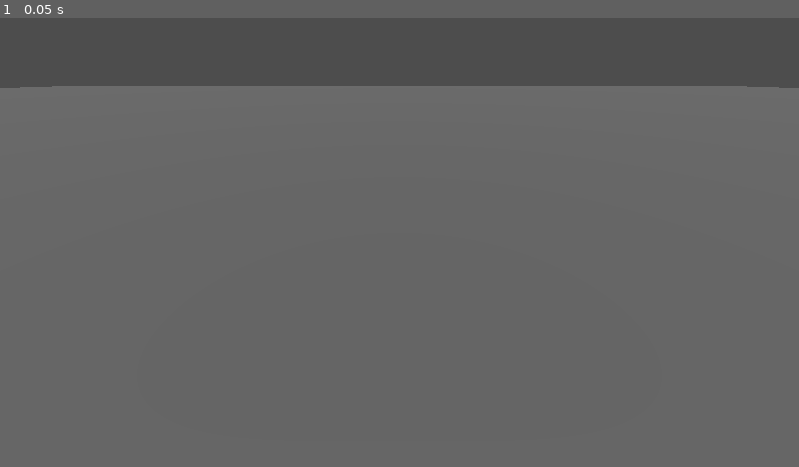
Above: before the commit, frame 1.
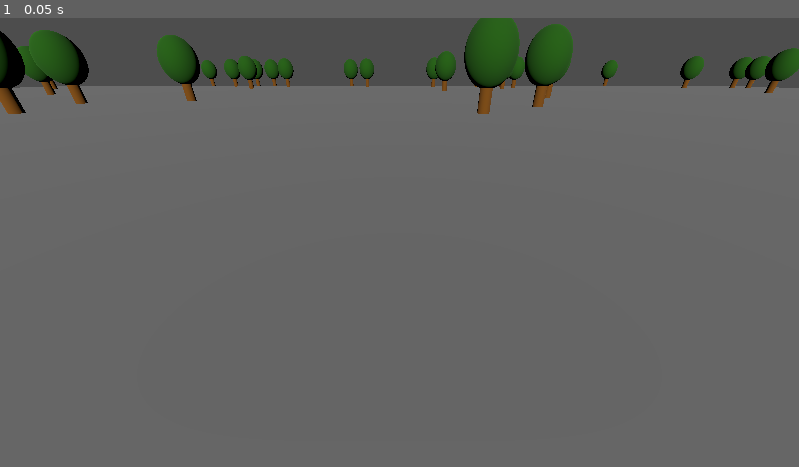
Above: after the commit, the same moment.

Repository: FablabMurat/GameJamMurat0324
Game: Godot game, scene res://terrain.tscn
Same seed, same stepped clock (60 frames per second), same inputs: the game is played once before the commit and once after it.
Inputs:
- Up to frame 1 (0.05 s): no input

The runs differ from the first frame. In frame 1, 5.1% of the frame differs, in the area x 0-100%, y 0-22%.

Commit message:
Création automatique des sapins dans le terrain

Diff:
--- /dev/null
+++ b/terrain.gd
@@ -0,0 +1,30 @@
+extends Node3D
+
+const NBSAPINS = 100
+const SapinScene = preload("res://sapin.tscn")
+
+# Called when the node enters the scene tree for the first time.
+func _ready():
+	createsapins()
+	pass # Replace with function body.
+
+func createsapins():
+	var x: int
+	var z: int
+	for i in range(NBSAPINS):
+		x = randi_range(-99,99)
+		z = randi_range(-99,99)
+		createsapin(x,z)
+
+func createsapin(x,z):
+	if abs(x) < 3 and abs(z) < 3:
+		return
+	var obs = SapinScene.instantiate()
+	obs.position.x = x
+	obs.position.z = z
+	add_child(obs)
+
+
+# Called every frame. 'delta' is the elapsed time since the previous frame.
+func _process(delta):
+	pass
--- a/terrain.tscn
+++ b/terrain.tscn
@@ -1,4 +1,6 @@
-[gd_scene load_steps=3 format=3 uid="uid://ctbvs07s78ect"]
+[gd_scene load_steps=4 format=3 uid="uid://ctbvs07s78ect"]
+
+[ext_resource type="Script" path="res://terrain.gd" id="1_fnysc"]
 
 [sub_resource type="WorldBoundaryShape3D" id="WorldBoundaryShape3D_rj1v0"]
 
@@ -6,6 +8,7 @@
 size = Vector2(200, 200)
 
 [node name="Terrain" type="Node3D"]
+script = ExtResource("1_fnysc")
 
 [node name="StaticBody3D" type="StaticBody3D" parent="."]
 
